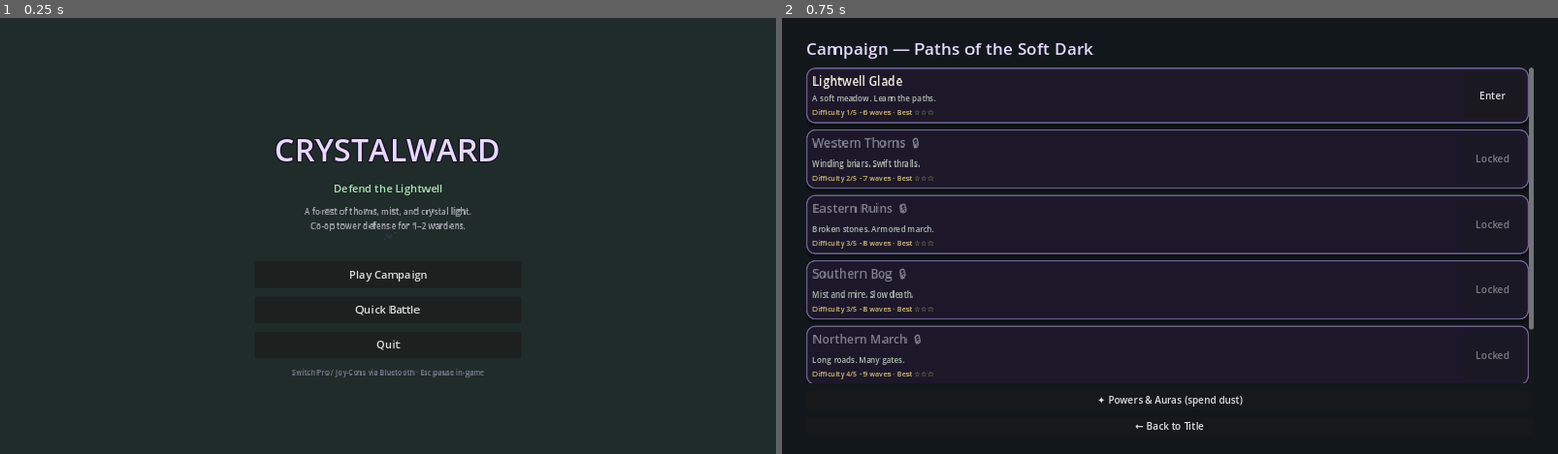
Above: before the commit, frames 1-2 (left to right).
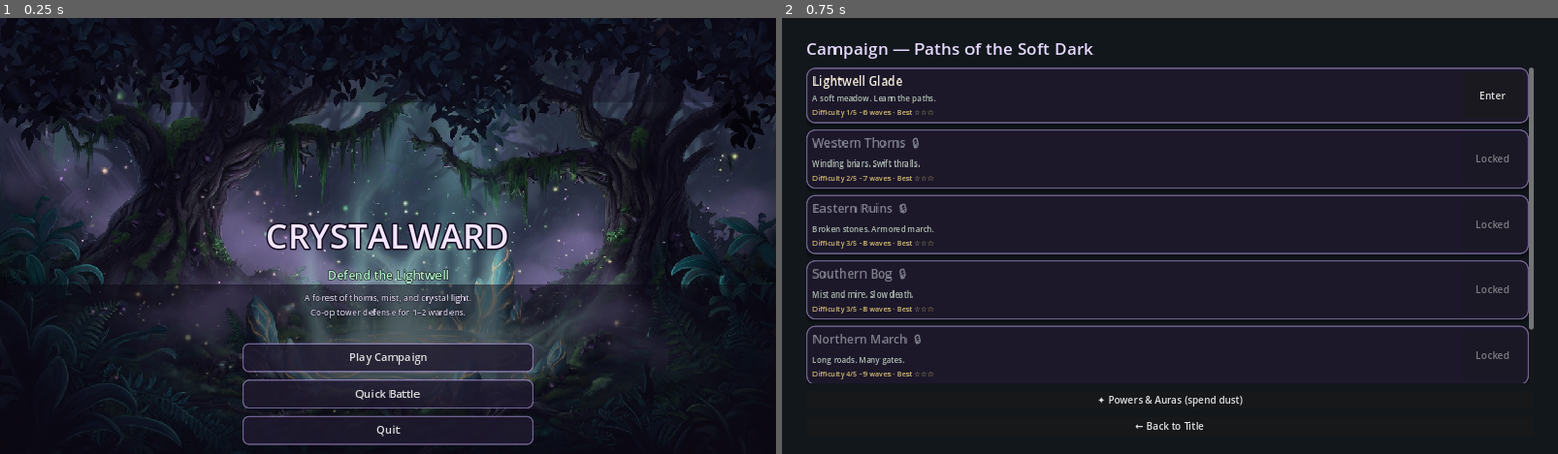
Above: after the commit, the same moments.

Repository: devth/crystalward
Game: Godot game, scene res://scenes/title.tscn
Same seed, same stepped clock (60 frames per second), same inputs: the game is played once before the commit and once after it.
Inputs:
- Up to frame 1 (0.25 s): no input
- Up to frame 2 (0.75 s): click "Play Campaign" at 0.5 s

The runs differ from the first frame. In frame 1, 63% of the frame differs, in the area x 0-100%, y 0-100%; in frame 2, nothing differs.

Commit message:
art: rich fantasy title screen background (Legend/Dark Crystal forest lightwell)

Diff:
--- a/scripts/title_screen.gd
+++ b/scripts/title_screen.gd
@@ -1,5 +1,5 @@
 extends Control
-## Title screen — atmospheric entry to Crystalward.
+## Title screen — rich fantasy backdrop + menu.
 
 
 func _ready() -> void:
@@ -9,54 +9,85 @@
 
 
 func _build_ui() -> void:
-	# Fullscreen root already Control
 	set_anchors_preset(PRESET_FULL_RECT)
 
-	var bg := ColorRect.new()
+	# Rich painted fantasy background
+	var bg := TextureRect.new()
 	bg.set_anchors_preset(PRESET_FULL_RECT)
-	bg.color = Color(0.06, 0.08, 0.1)
+	bg.expand_mode = TextureRect.EXPAND_IGNORE_SIZE
+	bg.stretch_mode = TextureRect.STRETCH_KEEP_ASPECT_COVERED
+	bg.mouse_filter = Control.MOUSE_FILTER_IGNORE
+	var tex: Texture2D = _load_title_bg()
+	if tex:
+		bg.texture = tex
+	else:
+		# Fallback solid
+		var fallback := ColorRect.new()
+		fallback.set_anchors_preset(PRESET_FULL_RECT)
+		fallback.color = Color(0.08, 0.1, 0.12)
+		add_child(fallback)
 	add_child(bg)
 
-	# Soft gradient poly via ColorRects
-	var glow := ColorRect.new()
-	glow.set_anchors_preset(PRESET_FULL_RECT)
-	glow.color = Color(0.25, 0.35, 0.28, 0.35)
-	add_child(glow)
+	# Soft vignette so UI stays readable
+	var vig_top := ColorRect.new()
+	vig_top.set_anchors_preset(PRESET_TOP_WIDE)
+	vig_top.offset_bottom = 140
+	vig_top.color = Color(0.05, 0.04, 0.1, 0.35)
+	vig_top.mouse_filter = Control.MOUSE_FILTER_IGNORE
+	add_child(vig_top)
+
+	var vig_bot := ColorRect.new()
+	vig_bot.set_anchors_preset(PRESET_BOTTOM_WIDE)
+	vig_bot.offset_top = -280
+	vig_bot.color = Color(0.04, 0.03, 0.08, 0.55)
+	vig_bot.mouse_filter = Control.MOUSE_FILTER_IGNORE
+	add_child(vig_bot)
+
+	# Gentle darken sides
+	var vig_full := ColorRect.new()
+	vig_full.set_anchors_preset(PRESET_FULL_RECT)
+	vig_full.color = Color(0.08, 0.06, 0.12, 0.18)
+	vig_full.mouse_filter = Control.MOUSE_FILTER_IGNORE
+	add_child(vig_full)
 
 	var center := VBoxContainer.new()
 	center.set_anchors_preset(PRESET_CENTER)
-	center.offset_left = -220
-	center.offset_top = -180
-	center.offset_right = 220
-	center.offset_bottom = 200
-	center.add_theme_constant_override("separation", 14)
+	center.offset_left = -240
+	center.offset_top = -40
+	center.offset_right = 240
+	center.offset_bottom = 280
+	center.add_theme_constant_override("separation", 12)
 	add_child(center)
 
 	var title := Label.new()
 	title.text = "CRYSTALWARD"
 	title.horizontal_alignment = HORIZONTAL_ALIGNMENT_CENTER
-	title.add_theme_font_size_override("font_size", 52)
-	title.add_theme_color_override("font_color", Color(0.9, 0.85, 1.0))
-	title.add_theme_color_override("font_outline_color", Color(0.1, 0.05, 0.15, 0.95))
-	title.add_theme_constant_override("outline_size", 8)
+	title.add_theme_font_size_override("font_size", 56)
+	title.add_theme_color_override("font_color", Color(0.95, 0.9, 1.0))
+	title.add_theme_color_override("font_outline_color", Color(0.08, 0.04, 0.12, 0.98))
+	title.add_theme_constant_override("outline_size", 10)
 	center.add_child(title)
 
 	var sub := Label.new()
 	sub.text = "Defend the Lightwell"
 	sub.horizontal_alignment = HORIZONTAL_ALIGNMENT_CENTER
-	sub.add_theme_font_size_override("font_size", 18)
-	sub.add_theme_color_override("font_color", Color(0.65, 0.9, 0.7))
+	sub.add_theme_font_size_override("font_size", 20)
+	sub.add_theme_color_override("font_color", Color(0.7, 0.95, 0.8))
+	sub.add_theme_color_override("font_outline_color", Color(0.05, 0.08, 0.06, 0.9))
+	sub.add_theme_constant_override("outline_size", 4)
 	center.add_child(sub)
 
 	var flavor := Label.new()
 	flavor.text = "A forest of thorns, mist, and crystal light.\nCo-op tower defense for 1–2 wardens."
 	flavor.horizontal_alignment = HORIZONTAL_ALIGNMENT_CENTER
 	flavor.add_theme_font_size_override("font_size", 14)
-	flavor.add_theme_color_override("font_color", Color(0.8, 0.78, 0.85, 0.85))
+	flavor.add_theme_color_override("font_color", Color(0.9, 0.88, 0.95, 0.92))
+	flavor.add_theme_color_override("font_outline_color", Color(0.05, 0.04, 0.1, 0.85))
+	flavor.add_theme_constant_override("outline_size", 3)
 	center.add_child(flavor)
 
 	var spacer := Control.new()
-	spacer.custom_minimum_size = Vector2(0, 20)
+	spacer.custom_minimum_size = Vector2(0, 16)
 	center.add_child(spacer)
 
 	center.add_child(_btn("Play Campaign", _on_play))
@@ -67,20 +98,67 @@
 	tips.text = "Switch Pro / Joy-Cons via Bluetooth · Esc pause in-game"
 	tips.horizontal_alignment = HORIZONTAL_ALIGNMENT_CENTER
 	tips.add_theme_font_size_override("font_size", 12)
-	tips.add_theme_color_override("font_color", Color(0.6, 0.58, 0.7, 0.8))
+	tips.add_theme_color_override("font_color", Color(0.75, 0.72, 0.85, 0.85))
+	tips.add_theme_color_override("font_outline_color", Color(0, 0, 0, 0.8))
+	tips.add_theme_constant_override("outline_size", 2)
 	center.add_child(tips)
 
-	# Decorative floating motes
+	# Floating pollen / fairy dust over art
 	if FX:
-		var p := FX.spark_particles(self, Color(0.75, 0.55, 1.0, 0.5), 24, "star")
-		p.position = Vector2(640, 360)
+		var p := FX.spark_particles(self, Color(0.95, 0.85, 0.55, 0.55), 28, "star")
+		p.position = Vector2(640, 400)
+		var pm := p.process_material as ParticleProcessMaterial
+		if pm:
+			pm.emission_shape = ParticleProcessMaterial.EMISSION_SHAPE_SPHERE
+			pm.emission_sphere_radius = 380.0
+			pm.gravity = Vector3(0, -6, 0)
+			pm.initial_velocity_min = 4.0
+			pm.initial_velocity_max = 18.0
+		var p2 := FX.spark_particles(self, Color(0.75, 0.55, 1.0, 0.4), 18, "glow")
+		p2.position = Vector2(640, 280)
+		var pm2 := p2.process_material as ParticleProcessMaterial
+		if pm2:
+			pm2.emission_shape = ParticleProcessMaterial.EMISSION_SHAPE_SPHERE
+			pm2.emission_sphere_radius = 220.0
+			pm2.gravity = Vector3(0, -3, 0)
+
+
+func _load_title_bg() -> Texture2D:
+	var path := "res://assets/ui/title_background.jpg"
+	if ResourceLoader.exists(path):
+		var res := load(path)
+		if res is Texture2D:
+			return res as Texture2D
+	# Raw load if not imported yet
+	var global := ProjectSettings.globalize_path(path)
+	if FileAccess.file_exists(global):
+		var img := Image.new()
+		if img.load(global) == OK:
+			return ImageTexture.create_from_image(img)
+	return null
 
 
 func _btn(text: String, cb: Callable) -> Button:
 	var b := Button.new()
 	b.text = text
-	b.custom_minimum_size = Vector2(280, 44)
+	b.custom_minimum_size = Vector2(300, 48)
 	b.add_theme_font_size_override("font_size", 18)
+	# Soft panel look
+	var n := StyleBoxFlat.new()
+	n.bg_color = Color(0.12, 0.1, 0.18, 0.82)
+	n.set_corner_radius_all(10)
+	n.border_color = Color(0.75, 0.65, 0.95, 0.55)
+	n.set_border_width_all(2)
+	n.content_margin_left = 12
+	n.content_margin_right = 12
+	n.content_margin_top = 8
+	n.content_margin_bottom = 8
+	var h := n.duplicate() as StyleBoxFlat
+	h.bg_color = Color(0.22, 0.18, 0.32, 0.9)
+	h.border_color = Color(0.9, 0.8, 1.0, 0.75)
+	b.add_theme_stylebox_override("normal", n)
+	b.add_theme_stylebox_override("hover", h)
+	b.add_theme_stylebox_override("pressed", h)
 	b.pressed.connect(cb)
 	return b
 
Binary file added: assets/ui/title_background.jpg
Not shown, added: assets/ui/title_background.jpg.import
